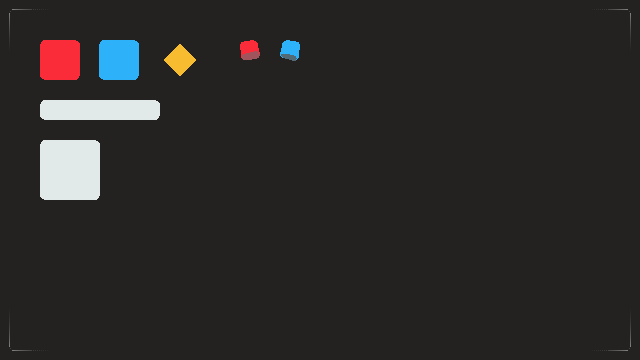
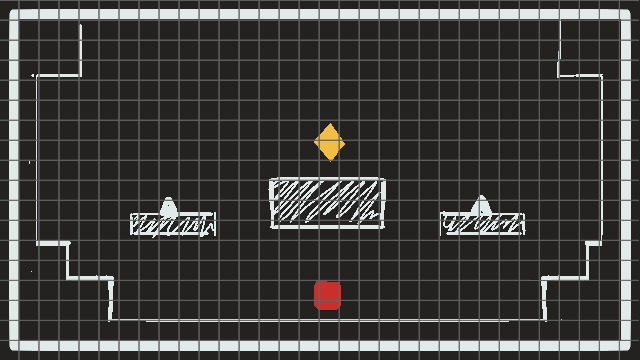
Revision of a layered 640 x 360 image; what changed, layer by layer:
added layer "GRADE20X20" above "Pintar camada 5" over [0, 0, 639, 360]
added group "Level_Design" with 5 layers above "Testes" over [0, 0, 639, 360]
showed "level_1", moved it into group "Level_Design", painted on it over [0, 0, 639, 360]
hid group "Assets" (7 layers) over [0, 0, 639, 360]
painted on "Player1" over [0, 0, 639, 360]
painted on "UIPlayer1" over [192, 0, 320, 128]
painted on "OneWayPlataform" over [0, 0, 639, 360]
painted on "Ground" over [0, 0, 639, 360]
showed "UI_Moldura", painted on it over [0, 0, 639, 360]
painted on "Copiar de Pintar camada 2" (2nd of 2) over [0, 0, 639, 360]
